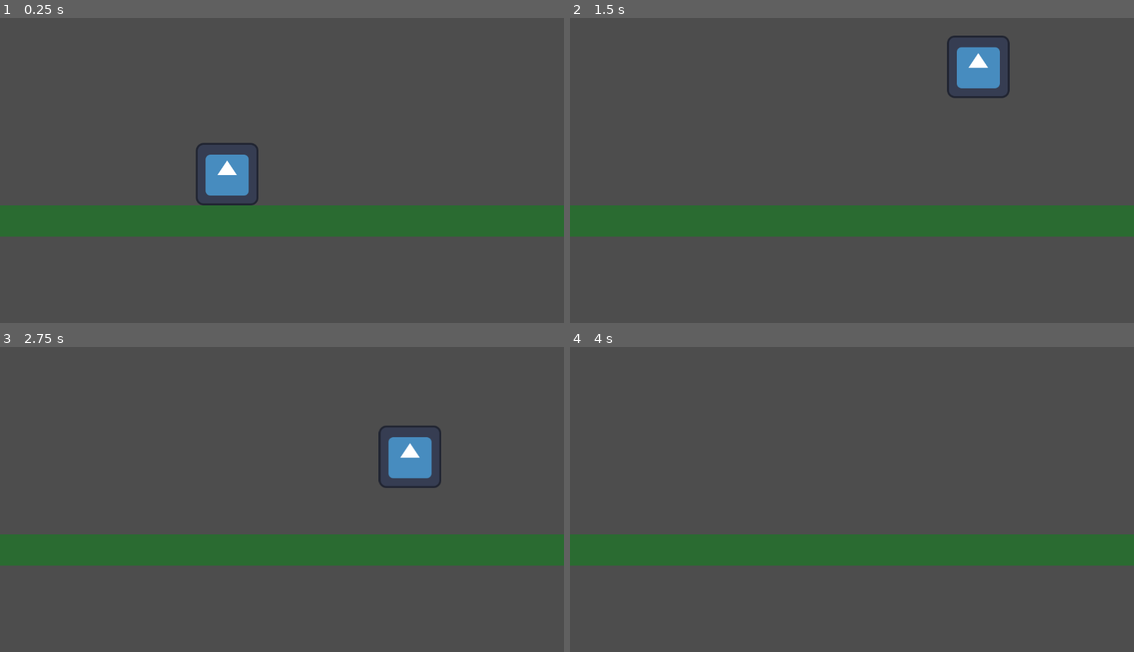
Above: before the commit, frames 1-4 (two rows, left to right).
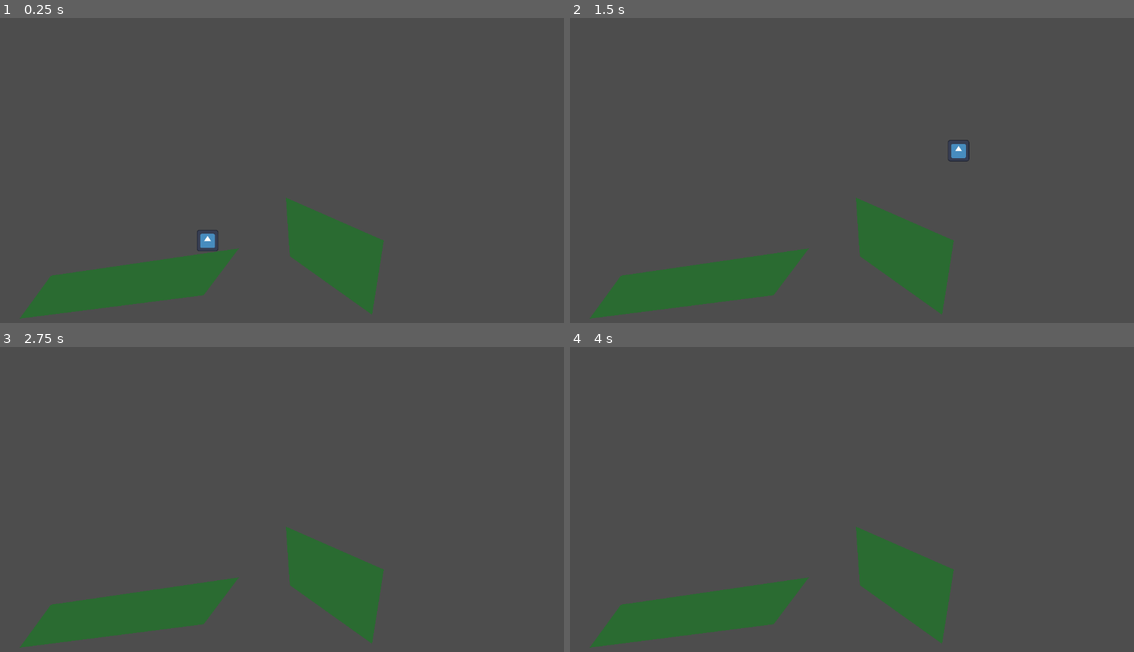
Above: after the commit, the same moments.

Repository: mqx4vk/HW9-SmoothMoves
Game: Godot game, scene res://movement_demo.tscn
The game is run twice, just before and just after one commit, with the same random seed, the same clock (stepped at 60 frames per second) and the same inputs. Before the commit the project starts from res://movement.tscn. The engine's default icon, where the game draws it, is replaced by a stand-in: a white triangle on a blue panel in a dark square.
Inputs:
- Up to frame 1 (0.25 s): no input
- Up to frame 2 (1.5 s): tap Enter at 0.5 s; hold D (move_right) from 0.53 s (still down); tap Space (jump) at 0.6, 0.77, 1.07, 1.35 s
- Up to frame 3 (2.75 s): tap Space (jump) at 1.52, 1.82, 2.1 s; release D (move_right) at 2.03 s; hold A (move_left) from 2.03 s (still down)
- Up to frame 4 (4 s): release A (move_left) at 2.78 s; hold D (move_right) from 2.78 s (still down); tap Space (jump) at 2.85, 3.02, 3.32, 3.6, 3.77 s

The runs differ from the first frame. In frame 1, 18% of the frame differs, in the area x 0-100%, y 40-99%; in frame 2, 18%, in the area x 0-100%, y 5-99%; in frame 3, 18%; in frame 4, 16%.

Commit message:
making hw assignments

Diff:
--- a/MoveCharacter.gd
+++ b/Scripts/MoveCharacter.gd
@@ -1,10 +1,10 @@
 extends CharacterBody2D
 var gravity : Vector2
-@export var jump_coefficient : float
-@export var x_speed : float
-@export var x_air_coefficient : float # Should the player move more slowly left and right in the air? Set to zero for no movement, 1 for the same
-@export var x_speed_limit : float # What is the max speed?
-@export var x_friction : float
+@export var jump_height : float ## How high should they jump?
+@export var movement_speed : float ## How fast can they move?
+@export var horizontal_air_coefficient : float ## Should the player move more slowly left and right in the air? Set to zero for no movement, 1 for the same
+@export var speed_limit : float ## What is the player's max speed?
+@export var friction : float ## What friction should they experience on the ground?
 
 # Called when the node enters the scene tree for the first time.
 func _ready():
@@ -15,26 +15,26 @@
 func _get_input():
 	if is_on_floor():
 		if Input.is_action_pressed("move_left"):
-			velocity += Vector2(-x_speed,0)
+			velocity += Vector2(-movement_speed,0)
 		if Input.is_action_pressed("move_right"):
-			velocity += Vector2(x_speed,0)
+			velocity += Vector2(movement_speed,0)
 		if Input.is_action_just_pressed("jump"): # Jump only happens when we're on the floor (unless we want a double jump, but we won't use that here)
-			velocity += Vector2(1,-jump_coefficient)
+			velocity += Vector2(1,-jump_height)
 	if not is_on_floor():
 		if Input.is_action_pressed("move_left"):
-			velocity += Vector2(-x_speed * x_air_coefficient,0)
+			velocity += Vector2(-movement_speed * horizontal_air_coefficient,0)
 		if Input.is_action_pressed("move_right"):
-			velocity += Vector2(x_speed * x_air_coefficient,0)
+			velocity += Vector2(movement_speed * horizontal_air_coefficient,0)
 
 func _limit_speed():
-	if velocity.x > x_speed_limit:
-		velocity = Vector2(x_speed_limit, velocity.y)
-	if velocity.x < -x_speed_limit:
-		velocity = Vector2(-x_speed_limit, velocity.y)
+	if velocity.x > speed_limit:
+		velocity = Vector2(speed_limit, velocity.y)
+	if velocity.x < -speed_limit:
+		velocity = Vector2(-speed_limit, velocity.y)
 
 func _apply_friction():
 	if is_on_floor() and not (Input.is_action_pressed("move_left") or Input.is_action_pressed("move_right")):
-		velocity -= Vector2(velocity.x * x_friction, 0)
+		velocity -= Vector2(velocity.x * friction, 0)
 		if abs(velocity.x) < 5:
 			velocity = Vector2(0, velocity.y) # if the velocity in x gets close enough to zero, we set it to zero
 
--- /dev/null
+++ b/Scripts/PolygonCollisionShaper.gd
@@ -0,0 +1,17 @@
+@tool
+extends StaticBody2D
+
+@onready var polygon2D = $Polygon2D
+@onready var collision_polygon_2D = $CollisionPolygon2D
+
+# Called when the node enters the scene tree for the first time.
+func _ready():
+	collision_polygon_2D.polygon = polygon2D.polygon
+	pass # Replace with function body.
+
+
+# Called every frame. 'delta' is the elapsed time since the previous frame.
+func _process(delta):
+	if collision_polygon_2D.polygon != polygon2D.polygon:
+		collision_polygon_2D.polygon = polygon2D.polygon
+	pass
--- /dev/null
+++ b/hw_problem_2.tscn
@@ -0,0 +1,53 @@
+[gd_scene load_steps=5 format=3 uid="uid://bynkbqrwken26"]
+
+[ext_resource type="Script" path="res://Scripts/MoveCharacter.gd" id="1_bnc3r"]
+[ext_resource type="Texture2D" uid="uid://5n4fe0v0umjv" path="res://icon.svg" id="2_nt3yn"]
+[ext_resource type="Script" path="res://Scripts/PolygonCollisionShaper.gd" id="3_ayj3k"]
+
+[sub_resource type="RectangleShape2D" id="RectangleShape2D_klhq5"]
+size = Vector2(44, 44)
+
+[node name="Node2D" type="Node2D"]
+
+[node name="CharacterBody2D" type="CharacterBody2D" parent="."]
+position = Vector2(424, 368)
+floor_snap_length = 8.1
+script = ExtResource("1_bnc3r")
+jump_height = 1400.0
+movement_speed = 100.0
+horizontal_air_coefficient = 0.5
+speed_limit = 400.0
+friction = 0.2
+
+[node name="Icon" type="Sprite2D" parent="CharacterBody2D"]
+scale = Vector2(0.34375, 0.34375)
+texture = ExtResource("2_nt3yn")
+
+[node name="CollisionShape2D" type="CollisionShape2D" parent="CharacterBody2D"]
+shape = SubResource("RectangleShape2D_klhq5")
+
+[node name="LevelPiece" type="StaticBody2D" parent="."]
+position = Vector2(896, 368)
+script = ExtResource("3_ayj3k")
+
+[node name="Polygon2D" type="Polygon2D" parent="LevelPiece"]
+position = Vector2(-431.68, 48)
+color = Color(0.164706, 0.419608, 0.196078, 1)
+polygon = PackedVector2Array(119.68, -48, 319.68, 40, 295.68, 192, 127.68, 72)
+
+[node name="CollisionPolygon2D" type="CollisionPolygon2D" parent="LevelPiece"]
+position = Vector2(-431.68, 48)
+polygon = PackedVector2Array(119.68, -48, 319.68, 40, 295.68, 192, 127.68, 72)
+
+[node name="LevelPiece2" type="StaticBody2D" parent="."]
+position = Vector2(472, 392)
+script = ExtResource("3_ayj3k")
+
+[node name="Polygon2D" type="Polygon2D" parent="LevelPiece2"]
+position = Vector2(-431.68, 48)
+color = Color(0.164706, 0.419608, 0.196078, 1)
+polygon = PackedVector2Array(63.68, 88, 447.68, 32, 375.68, 128, -0.320007, 176)
+
+[node name="CollisionPolygon2D" type="CollisionPolygon2D" parent="LevelPiece2"]
+position = Vector2(-431.68, 48)
+polygon = PackedVector2Array(63.68, 88, 447.68, 32, 375.68, 128, -0.320007, 176)
--- /dev/null
+++ b/hw_problem_3.tscn
@@ -0,0 +1,53 @@
+[gd_scene load_steps=5 format=3 uid="uid://bqrxqkcymda6l"]
+
+[ext_resource type="Script" path="res://Scripts/MoveCharacter.gd" id="1_2s0kq"]
+[ext_resource type="Texture2D" uid="uid://5n4fe0v0umjv" path="res://icon.svg" id="2_r0fi1"]
+[ext_resource type="Script" path="res://Scripts/PolygonCollisionShaper.gd" id="3_wl8u3"]
+
+[sub_resource type="RectangleShape2D" id="RectangleShape2D_klhq5"]
+size = Vector2(44, 44)
+
+[node name="Node2D" type="Node2D"]
+
+[node name="CharacterBody2D" type="CharacterBody2D" parent="."]
+position = Vector2(424, 368)
+motion_mode = 1
+script = ExtResource("1_2s0kq")
+jump_height = 1400.0
+movement_speed = 100.0
+horizontal_air_coefficient = 0.5
+speed_limit = 400.0
+friction = 0.2
+
+[node name="Icon" type="Sprite2D" parent="CharacterBody2D"]
+scale = Vector2(0.34375, 0.34375)
+texture = ExtResource("2_r0fi1")
+
+[node name="CollisionShape2D" type="CollisionShape2D" parent="CharacterBody2D"]
+shape = SubResource("RectangleShape2D_klhq5")
+
+[node name="LevelPiece" type="StaticBody2D" parent="."]
+position = Vector2(896, 368)
+script = ExtResource("3_wl8u3")
+
+[node name="Polygon2D" type="Polygon2D" parent="LevelPiece"]
+position = Vector2(-431.68, 48)
+color = Color(0.164706, 0.419608, 0.196078, 1)
+polygon = PackedVector2Array(119.68, -48, 319.68, 40, 295.68, 192, 127.68, 72)
+
+[node name="CollisionPolygon2D" type="CollisionPolygon2D" parent="LevelPiece"]
+position = Vector2(-431.68, 48)
+polygon = PackedVector2Array(119.68, -48, 319.68, 40, 295.68, 192, 127.68, 72)
+
+[node name="LevelPiece2" type="StaticBody2D" parent="."]
+position = Vector2(472, 392)
+script = ExtResource("3_wl8u3")
+
+[node name="Polygon2D" type="Polygon2D" parent="LevelPiece2"]
+position = Vector2(-431.68, 48)
+color = Color(0.164706, 0.419608, 0.196078, 1)
+polygon = PackedVector2Array(63.68, 88, 447.68, 32, 375.68, 128, -0.320007, 176)
+
+[node name="CollisionPolygon2D" type="CollisionPolygon2D" parent="LevelPiece2"]
+position = Vector2(-431.68, 48)
+polygon = PackedVector2Array(63.68, 88, 447.68, 32, 375.68, 128, -0.320007, 176)
--- a/movement.tscn
+++ /dev/null
@@ -1,40 +0,0 @@
-[gd_scene load_steps=5 format=3 uid="uid://bvov3cd6ck38d"]
-
-[ext_resource type="Texture2D" uid="uid://5n4fe0v0umjv" path="res://icon.svg" id="1_gplxr"]
-[ext_resource type="Script" path="res://MoveCharacter.gd" id="2_4kdgd"]
-
-[sub_resource type="RectangleShape2D" id="RectangleShape2D_klhq5"]
-size = Vector2(128, 128)
-
-[sub_resource type="RectangleShape2D" id="RectangleShape2D_ybl0w"]
-size = Vector2(1152, 64)
-
-[node name="Node2D" type="Node2D"]
-
-[node name="CharacterBody2D" type="CharacterBody2D" parent="."]
-position = Vector2(464, 272)
-script = ExtResource("2_4kdgd")
-jump_coefficient = 2000.0
-x_speed = 100.0
-x_air_coefficient = 0.5
-x_speed_limit = 400.0
-x_friction = 0.2
-
-[node name="Icon" type="Sprite2D" parent="CharacterBody2D"]
-texture = ExtResource("1_gplxr")
-
-[node name="CollisionShape2D" type="CollisionShape2D" parent="CharacterBody2D"]
-shape = SubResource("RectangleShape2D_klhq5")
-
-[node name="StaticBody2D" type="StaticBody2D" parent="."]
-position = Vector2(472, 392)
-
-[node name="Polygon2D" type="Polygon2D" parent="StaticBody2D"]
-position = Vector2(-431.68, 48)
-scale = Vector2(2.64, 1)
-color = Color(0.164706, 0.419608, 0.196078, 1)
-polygon = PackedVector2Array(-15.2727, -56, 421.091, -56, 421.091, 8, -15.2727, 8)
-
-[node name="CollisionShape2D" type="CollisionShape2D" parent="StaticBody2D"]
-position = Vector2(104, 24)
-shape = SubResource("RectangleShape2D_ybl0w")
--- /dev/null
+++ b/movement_demo.tscn
@@ -0,0 +1,53 @@
+[gd_scene load_steps=5 format=3 uid="uid://bvov3cd6ck38d"]
+
+[ext_resource type="Script" path="res://Scripts/MoveCharacter.gd" id="1_mk64b"]
+[ext_resource type="Texture2D" uid="uid://5n4fe0v0umjv" path="res://icon.svg" id="2_atlvx"]
+[ext_resource type="Script" path="res://Scripts/PolygonCollisionShaper.gd" id="3_ho3wj"]
+
+[sub_resource type="RectangleShape2D" id="RectangleShape2D_klhq5"]
+size = Vector2(44, 44)
+
+[node name="Node2D" type="Node2D"]
+
+[node name="CharacterBody2D" type="CharacterBody2D" parent="."]
+position = Vector2(424, 368)
+floor_snap_length = 6.8
+script = ExtResource("1_mk64b")
+jump_height = 1400.0
+movement_speed = 100.0
+horizontal_air_coefficient = 0.5
+speed_limit = 400.0
+friction = 0.2
+
+[node name="Icon" type="Sprite2D" parent="CharacterBody2D"]
+scale = Vector2(0.34375, 0.34375)
+texture = ExtResource("2_atlvx")
+
+[node name="CollisionShape2D" type="CollisionShape2D" parent="CharacterBody2D"]
+shape = SubResource("RectangleShape2D_klhq5")
+
+[node name="LevelPiece" type="StaticBody2D" parent="."]
+position = Vector2(896, 368)
+script = ExtResource("3_ho3wj")
+
+[node name="Polygon2D" type="Polygon2D" parent="LevelPiece"]
+position = Vector2(-431.68, 48)
+color = Color(0.164706, 0.419608, 0.196078, 1)
+polygon = PackedVector2Array(119.68, -48, 319.68, 40, 295.68, 192, 127.68, 72)
+
+[node name="CollisionPolygon2D" type="CollisionPolygon2D" parent="LevelPiece"]
+position = Vector2(-431.68, 48)
+polygon = PackedVector2Array(119.68, -48, 319.68, 40, 295.68, 192, 127.68, 72)
+
+[node name="LevelPiece2" type="StaticBody2D" parent="."]
+position = Vector2(472, 392)
+script = ExtResource("3_ho3wj")
+
+[node name="Polygon2D" type="Polygon2D" parent="LevelPiece2"]
+position = Vector2(-431.68, 48)
+color = Color(0.164706, 0.419608, 0.196078, 1)
+polygon = PackedVector2Array(63.68, 88, 447.68, 32, 375.68, 128, -0.320007, 176)
+
+[node name="CollisionPolygon2D" type="CollisionPolygon2D" parent="LevelPiece2"]
+position = Vector2(-431.68, 48)
+polygon = PackedVector2Array(63.68, 88, 447.68, 32, 375.68, 128, -0.320007, 176)
--- a/project.godot
+++ b/project.godot
@@ -11,7 +11,7 @@
 [application]
 
 config/name="Movement"
-run/main_scene="res://movement.tscn"
+run/main_scene="res://movement_demo.tscn"
 config/features=PackedStringArray("4.2", "Forward Plus")
 config/icon="res://icon.svg"
 
